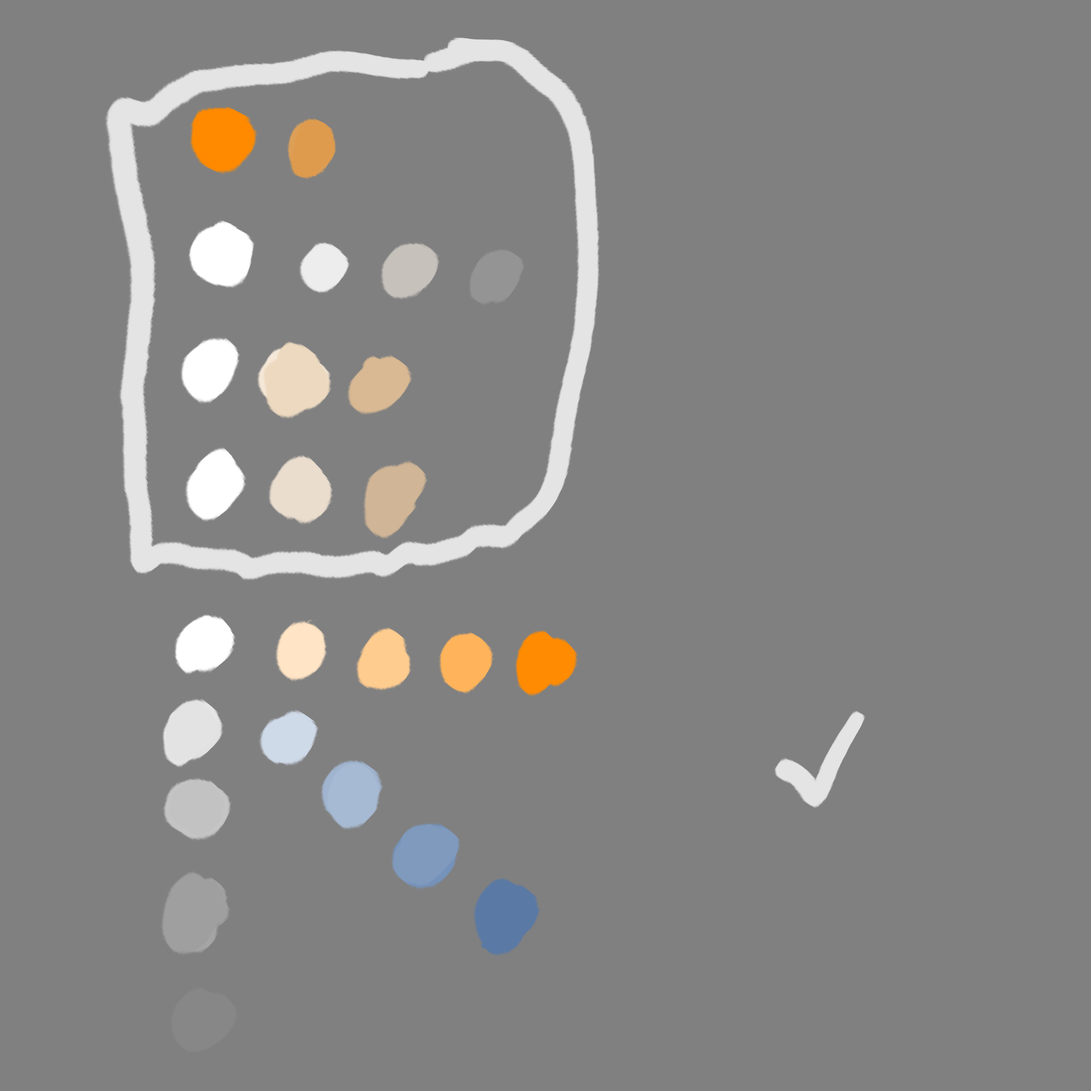
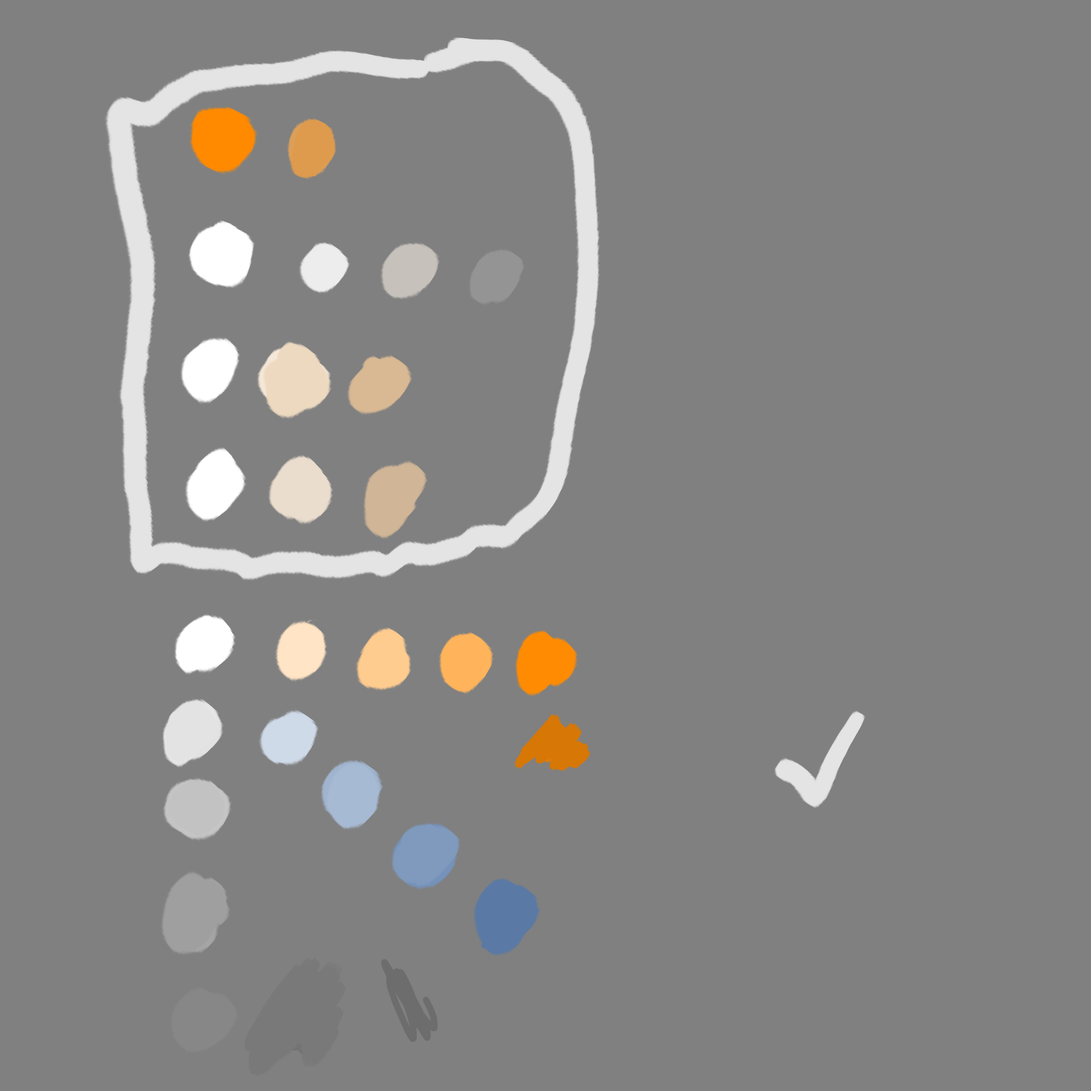
Two versions of the same layered image (1091 × 1091). Layer-by-layer changes:
painted on "Layer 1" over [243, 714, 591, 1078]
